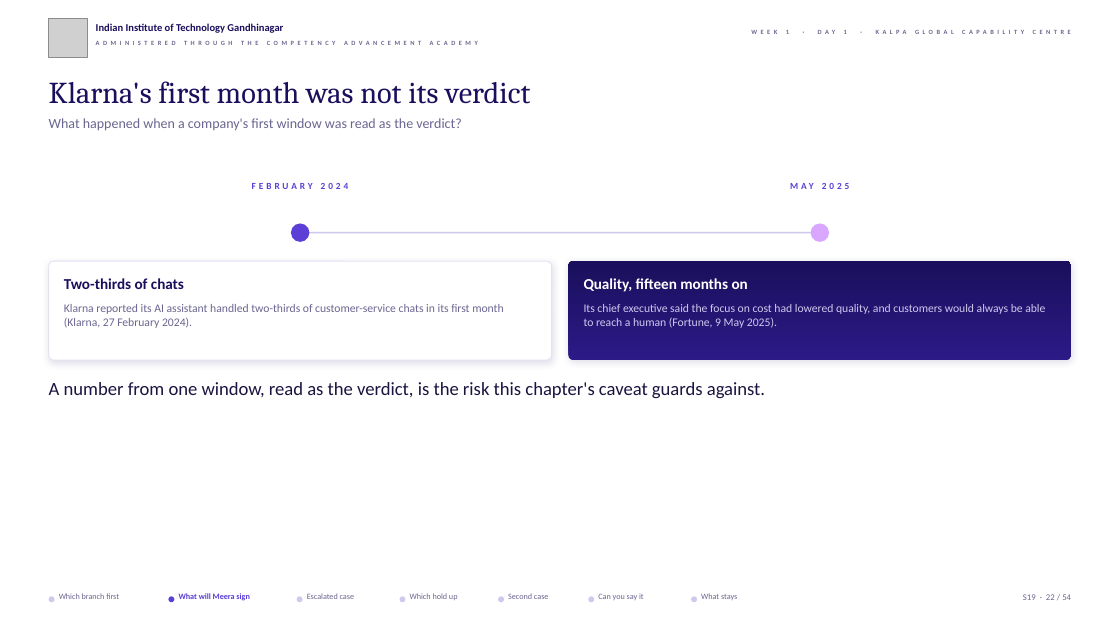
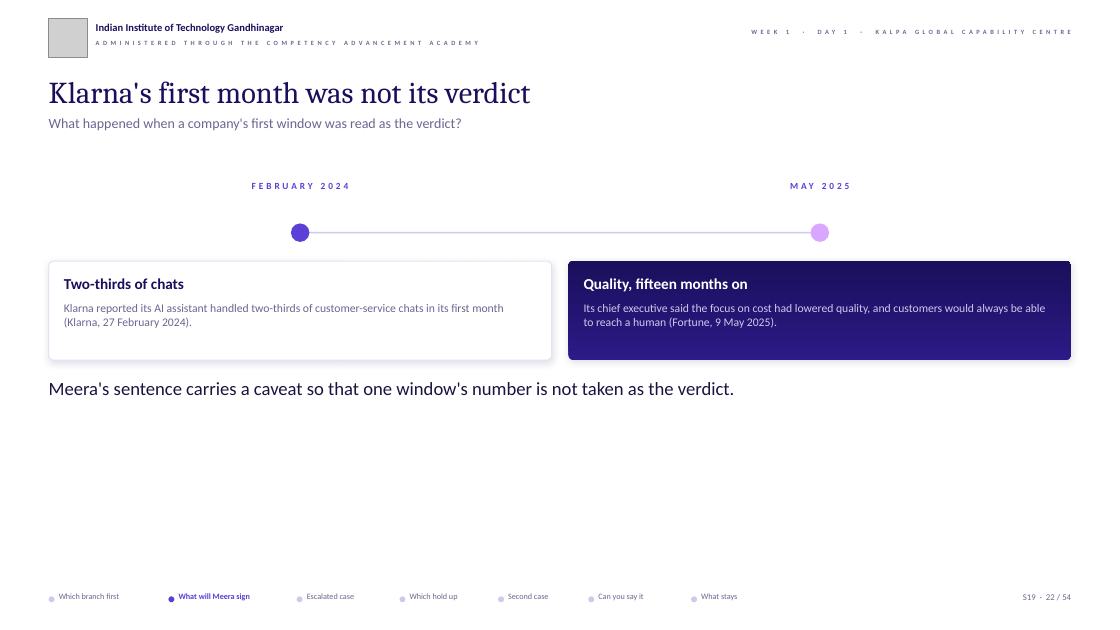
Before and after one commit to fde-academy-lab/c2-content-factory, a slide deck: slide 22 of content/W01/D1/slides/C2_W01_D01_half2_STUDENT.pptx. Drawn at 1120x630 pixels with LibreOffice and Linux fonts; fonts in the diff are those of the drawing; grey boxes stand for pictures; background and template pictures are left out. Boxes give left, top, right and bottom in pixels: in the first picture for what was removed or moved away, otherwise in the second. Text is boxed around its words. In the diff, an @@ line names an element or a change of style, - is before the commit and + after.

```diff
--- a/content/W01/D1/slides/C2_W01_D01_half2_STUDENT.pptx
+++ b/content/W01/D1/slides/C2_W01_D01_half2_STUDENT.pptx
@@ text at box(49, 382, 735, 395): text changed @@
-A number from one window, read as the verdict, is the risk this chapter's caveat guards against.
+Meera's sentence carries a caveat so that one window's number is not taken as the verdict.
```
Also in this commit, not shown: 17 other files.
